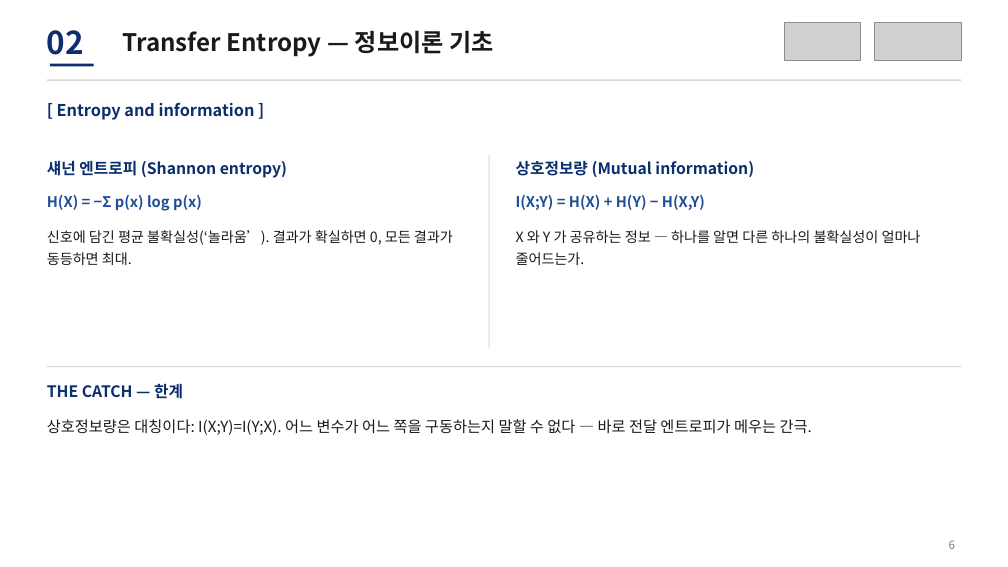
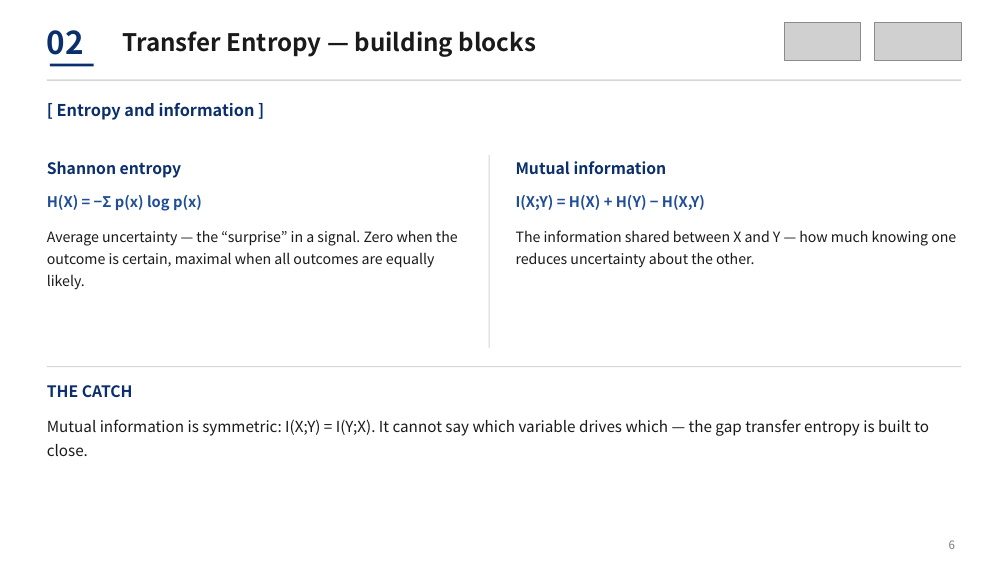
Before and after one commit to sinahdme/fowt-te-causal, a slide deck: slide 6 of reports/te-conference-talk-lab.pptx. Drawn at 1008x567 pixels with LibreOffice and Linux fonts; fonts in the diff are those of the drawing; grey boxes stand for pictures. Boxes give left, top, right and bottom in pixels: in the first picture for what was removed or moved away, otherwise in the second. Text is boxed around its words. In the diff, an @@ line names an element or a change of style, - is before the commit and + after.

```diff
--- a/reports/te-conference-talk-lab.pptx
+++ b/reports/te-conference-talk-lab.pptx
@@ text at [122, 31, 537, 57]: text changed @@
-Transfer Entropy — 정보이론 기초
+Transfer Entropy — building blocks
@@ text at [47, 161, 181, 178]: text changed @@
-섀넌 엔트로피 (Shannon entropy)
+Shannon entropy
@@ text at [516, 161, 667, 175]: text changed @@
-상호정보량 (Mutual information)
+Mutual information
@@ text at [47, 230, 458, 290]: text changed @@
-신호에 담긴 평균 불확실성(‘놀라움’). 결과가 확실하면 0, 모든 결과가 동등하면 최대.
+Average uncertainty — the “surprise” in a signal. Zero when the outcome is certain, maximal when all outcomes are equally likely.
@@ text at [516, 230, 956, 268]: text changed @@
-X 와 Y 가 공유하는 정보 — 하나를 알면 다른 하나의 불확실성이 얼마나 줄어드는가.
+The information shared between X and Y — how much knowing one reduces uncertainty about the other.
@@ text at [47, 385, 133, 398]: text changed @@
-THE CATCH — 한계
+THE CATCH
@@ text at [47, 419, 929, 456]: text changed @@
-상호정보량은 대칭이다: I(X;Y)=I(Y;X). 어느 변수가 어느 쪽을 구동하는지 말할 수 없다 — 바로 전달 엔트로피가 메우는 간극.
+Mutual information is symmetric: I(X;Y) = I(Y;X). It cannot say which variable drives which — the gap transfer entropy is built to close.
```
Also in this commit, not shown: 18 other slides changed, 13 slides added, 13 slides removed, 1 other file.
